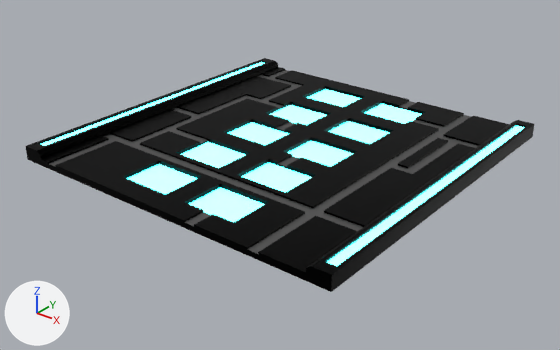
The Blender file Assets/Blender/ceilingtile.blend: old version first, new version second.
One viewpoint serves both versions: a 50 mm camera at (12.2, -15.62, 8.65) aimed at (0.08, -0.46, -0.74). Lighting does not change. The marker at lower left points along +X, +Y and +Z.
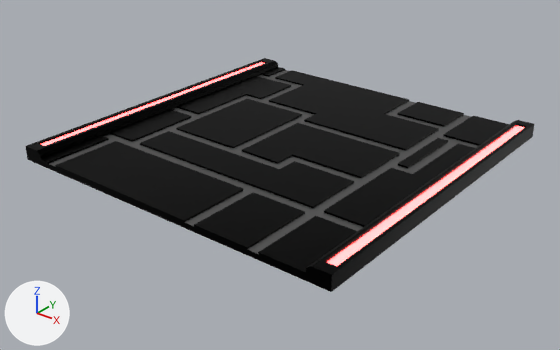
Where the change shows, as pixel boxes (x1, y1, x2, y2) in the pictures (560 x 350 px):
'Cube', recoloured, reshaped: (26, 58, 534, 292) in both
part 1 of me_cube_002, built on: before (126, 89, 421, 222); after (123, 86, 425, 222)
part 2 of me_cube_002, recoloured (cyan): before (197, 93, 391, 187)

The change, as a list of edits to the scene's bpy script:
```text
Change mat_material_006:
    mat_material_006.emission_color: (0.0, 1.0, 1.0) -> (1.0, 0.0, 0.0)  # cyan #00ffff -> red #ff0000
Change me_cube_002:
    used by ob_cube; location = (0.0, 0.0, 0.0); scale = (5.0, 5.0, 0.1)
    remove me_cube_002.from_pydata(...)  # 5223 vertices, 5027 faces, 32 loose edges; spans x -1.0..1.0, y -1.0..1.0, z -1.0..3.0
    add me_cube_002.from_pydata(...)  # 5541 vertices, 5285 faces, 32 loose edges; spans x -1.0..1.0, y -1.0..1.0, z -1.0..3.0
    me_cube_002 part 1: 47 vertices moved from x -0.31..0.31, y -0.44..0.81, z 0.0 to x -0.38..0.37, y -0.5..0.88, z 1.0; 81 vertices removed from x -0.31..0.56, y -0.81..0.81, z 0.0..1.0; 399 vertices added at x -0.38..0.56, y -0.87..0.88, z 0.5..1.0
    me_cube_002 part 2: 14 faces spanning x -0.25..0.25, y -0.5..0.88, z 0.0..1.0 switch from mat_material_006 (white #e7e7e7) to mat_material_004 (black #000000)
```
